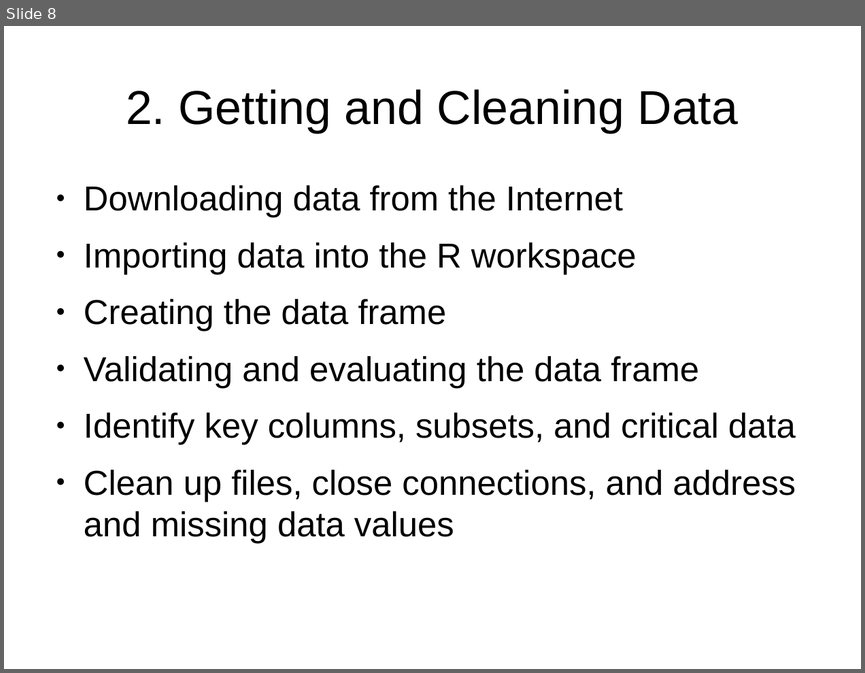
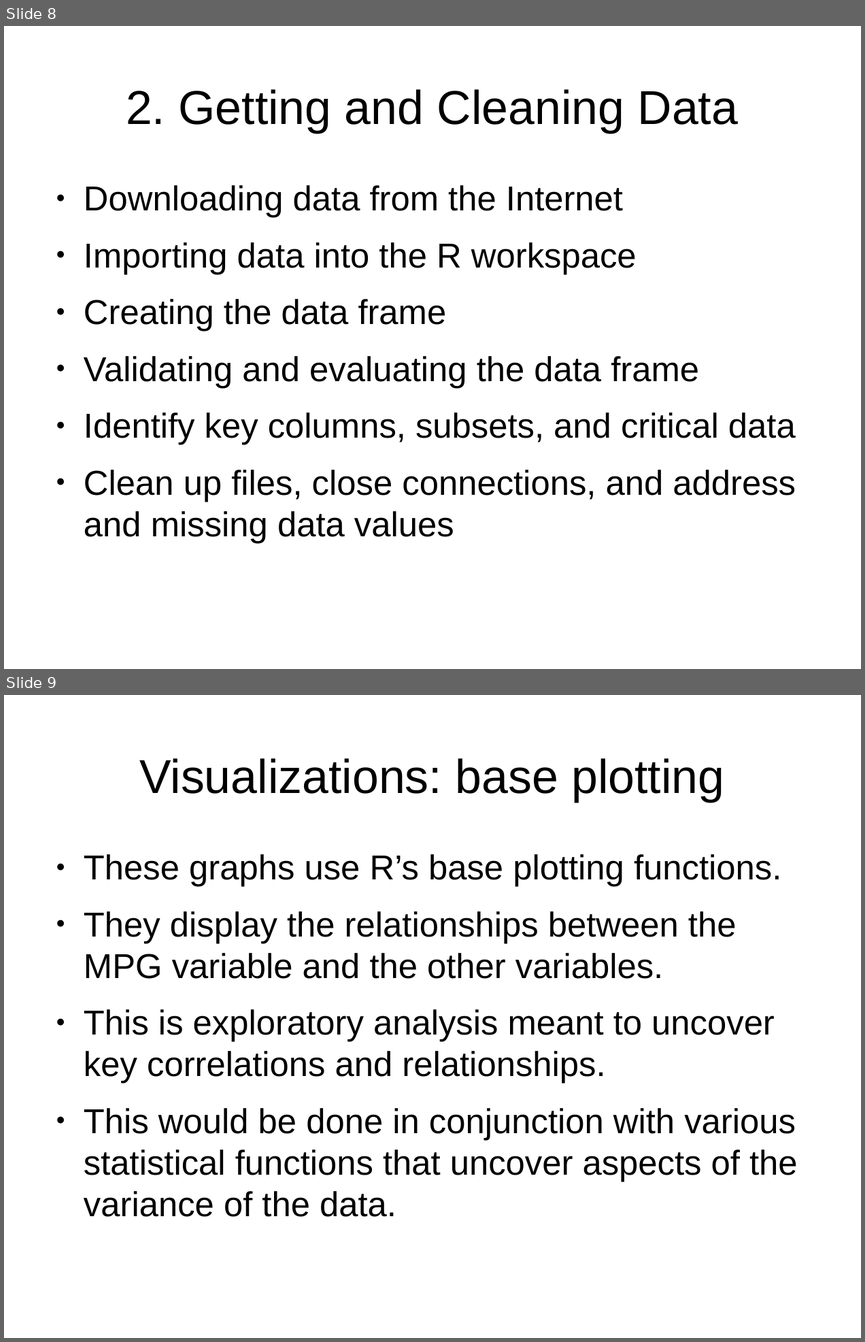
Before and after one commit to infotariat/cis121-presentation, a slide deck: R-class-project.odp. Shown one above the other, each under a label of ours: slide 8 before the commit, slides 8 and 9 after it. The pictures are 865x673 and 865x1342 pixels, drawn with LibreOffice and Linux fonts; fonts in the diff are those of the drawing. Boxes give left, top, right and bottom in pixels: in the first picture for what was removed or moved away, otherwise in the second. Text is boxed around its words. In the diff, an @@ line names an element or a change of style, - is before the commit and + after.

```diff
--- a/R-class-project.odp
+++ b/R-class-project.odp
@@ slide 9 added at (x1=4, y1=695, x2=861, y2=1338), background #FFFFFF @@
@@ title added at (x1=139, y1=758, x2=724, y2=802), 44 pt, text #000000 @@
+Visualizations: base plotting
@@ text added at (x1=84, y1=854, x2=798, y2=1217), 32 pt, text #000000 @@
+● These graphs use R’s base plotting functions.
+● They display the relationships between the MPG variable and the other variables.
+● This is exploratory analysis meant to uncover key correlations and relationships.
+● This would be done in conjunction with various statistical functions that uncover aspects of the variance of the data.
```
Also in this commit, not shown: 1 slide changed, 44 other slides added, 21 slides removed, 2 other files.
